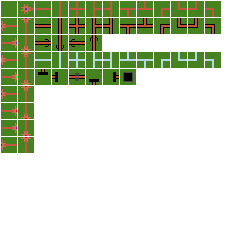
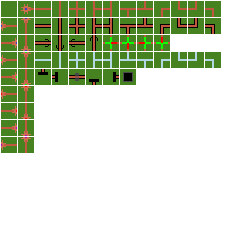
The second 239 x 239 image is a revision of the first. Changes to its layers:
added layer "Background copy #8" above "Background copy #7" over [154, 35, 170, 51]
added layer "Background copy #7" above "Background copy #6" over [137, 35, 153, 51]
added layer "Background copy #6" above "Background copy #5" over [120, 35, 136, 51]
added layer "Background copy #5" above "Background" over [103, 35, 119, 51]
